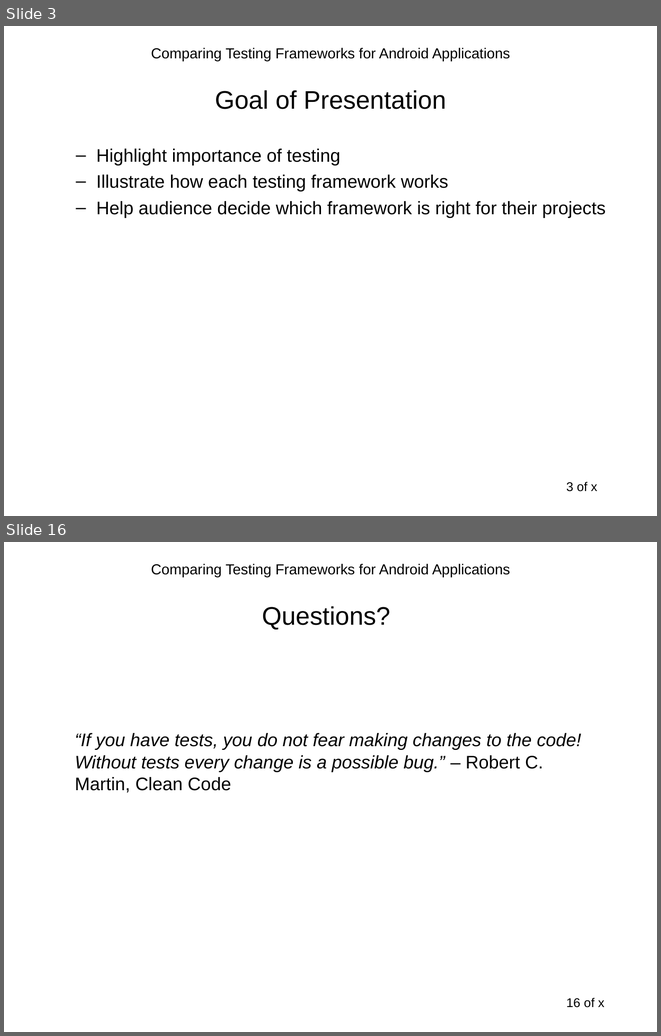
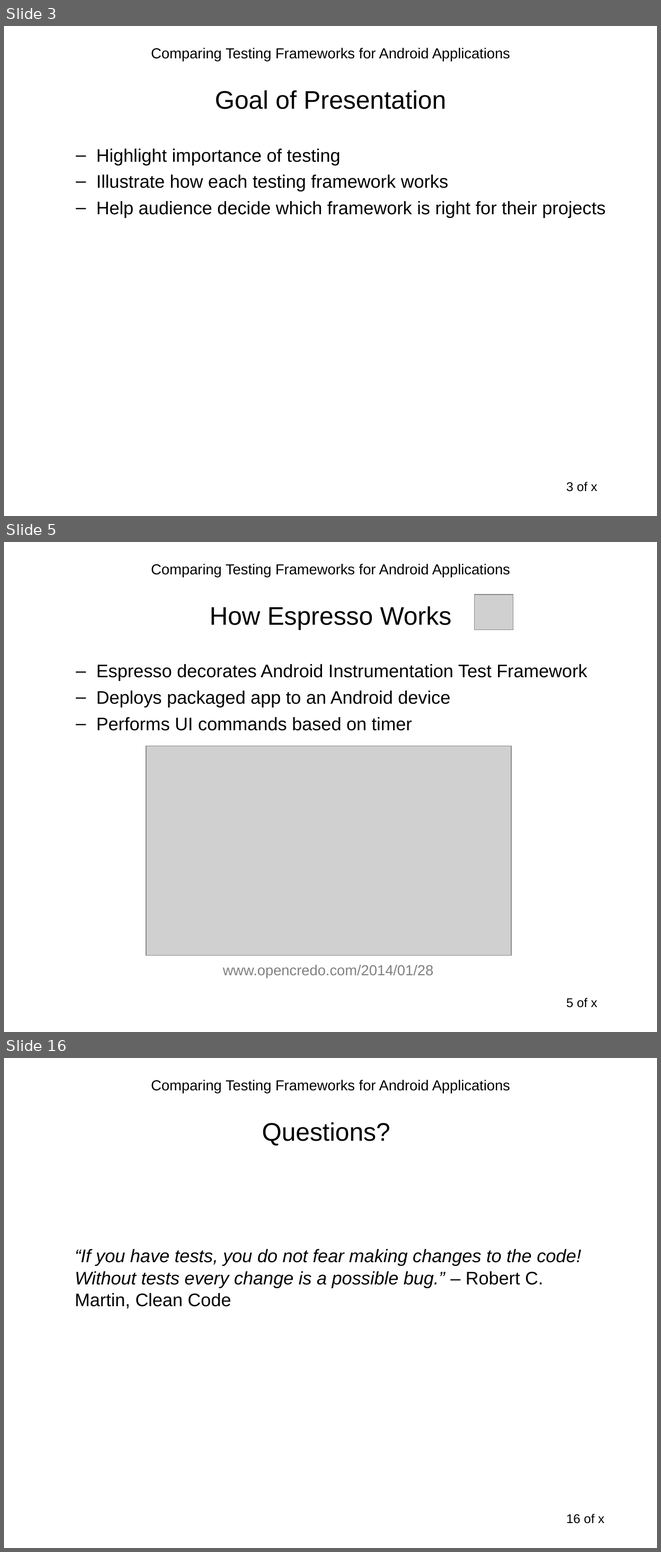
Before and after one commit to sahiljain/tpm, a slide deck: s44jain_tpm.ppt. Shown one above the other, each under a label of ours: slides 3 and 16 before the commit, slides 3, 5 and 16 after it; the slides between them are not shown. The pictures are 661x1036 and 661x1552 pixels, drawn with LibreOffice and Linux fonts; fonts in the diff are those of the drawing; grey boxes stand for pictures. Boxes give left, top, right and bottom in pixels: in the first picture for what was removed or moved away, otherwise in the second. Text is boxed around its words. In the diff, an @@ line names an element or a change of style, - is before the commit and + after.

```diff
--- a/s44jain_tpm.ppt
+++ b/s44jain_tpm.ppt
@@ slide 5 added at <box>4,542,657,1032</box>, background #FFFFFF; not listed: 2 template elements that a slide beside it also shows @@
@@ picture added at <box>474,594,513,629</box> @@
@@ title added at <box>210,606,452,629</box>, 28 pt, text #000000 @@
+How Espresso Works
@@ text added at <box>96,664,587,731</box>, 20 pt, text #000000 @@
+  – Espresso decorates Android Instrumentation Test Framework
+  – Deploys packaged app to an Android device
+  – Performs UI commands based on timer
@@ picture added at <box>147,746,511,955</box> @@
@@ text added at <box>223,964,434,978</box>, 16 pt, text #808080 @@
+www.opencredo.com/2014/01/28
```
Also in this commit, not shown: 7 slides changed, 3 other slides added, 4 slides removed.
